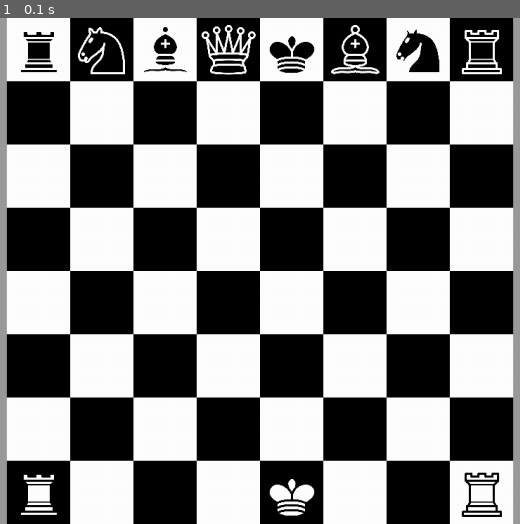
Above: before the commit, frame 1.
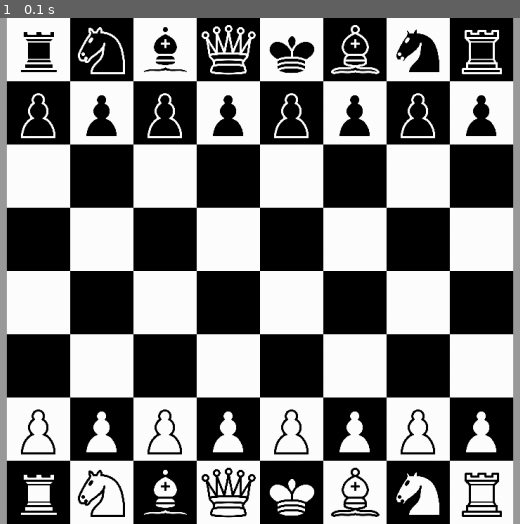
Above: after the commit, the same moment.

Repository: Paxnar/Chesss
Game: pygame game, started from games/chess/main.py
The game is run twice, just before and just after one commit, with the same random seed, the same clock (stepped at 60 frames per second) and the same inputs.
Inputs:
- Up to frame 1 (0.1 s): no input

The runs differ from the first frame. In frame 1, 5.2% of the frame differs, in the area x 4-96%, y 14-99%.

Commit message:
шахматы - рокировка - version 2.1 (убрал очистку поля, которую сделал, чтобы быстрее проверять работу рокировки)

Diff:
--- a/games/chess/main.py
+++ b/games/chess/main.py
@@ -38,17 +38,6 @@
         self.field[6] = [
             Pawn(BLACK), Pawn(BLACK), Pawn(BLACK), Pawn(BLACK),
             Pawn(BLACK), Pawn(BLACK), Pawn(BLACK), Pawn(BLACK)
-        ]
-        self.field[7] = [
-            Rook(BLACK), Knight(BLACK), Bishop(BLACK), Queen(BLACK),
-            King(BLACK), Bishop(BLACK), Knight(BLACK), Rook(BLACK)
-        ]
-        self.field = []
-        for row in range(8):
-            self.field.append([None] * 8)
-        self.field[0] = [
-            Rook(WHITE), None, None, None,
-            King(WHITE), None, None, Rook(WHITE)
         ]
         self.field[7] = [
             Rook(BLACK), Knight(BLACK), Bishop(BLACK), Queen(BLACK),
